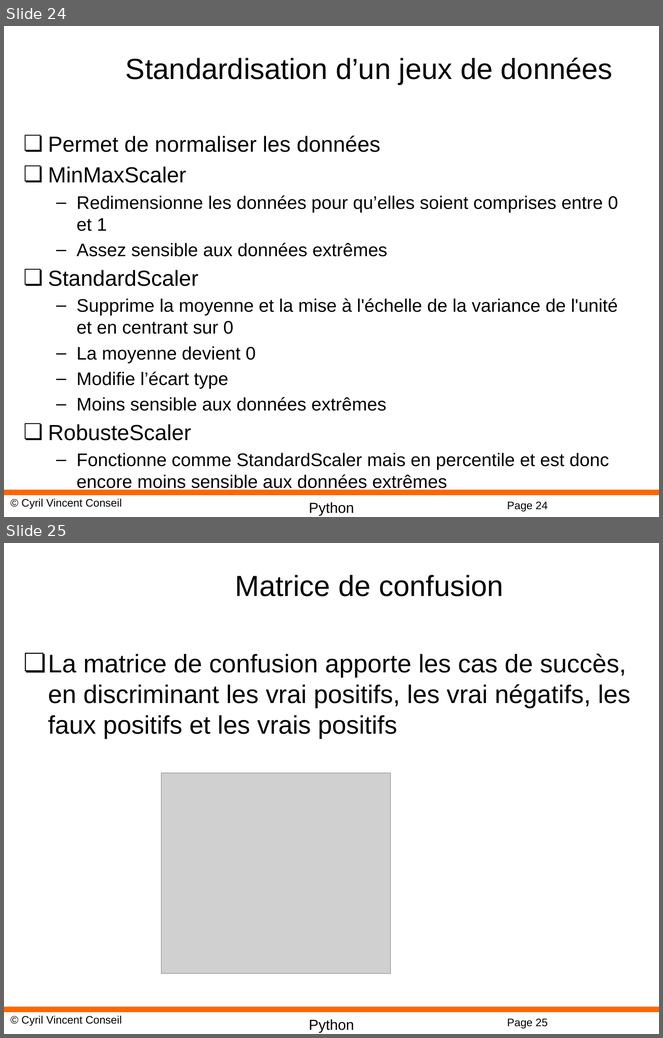
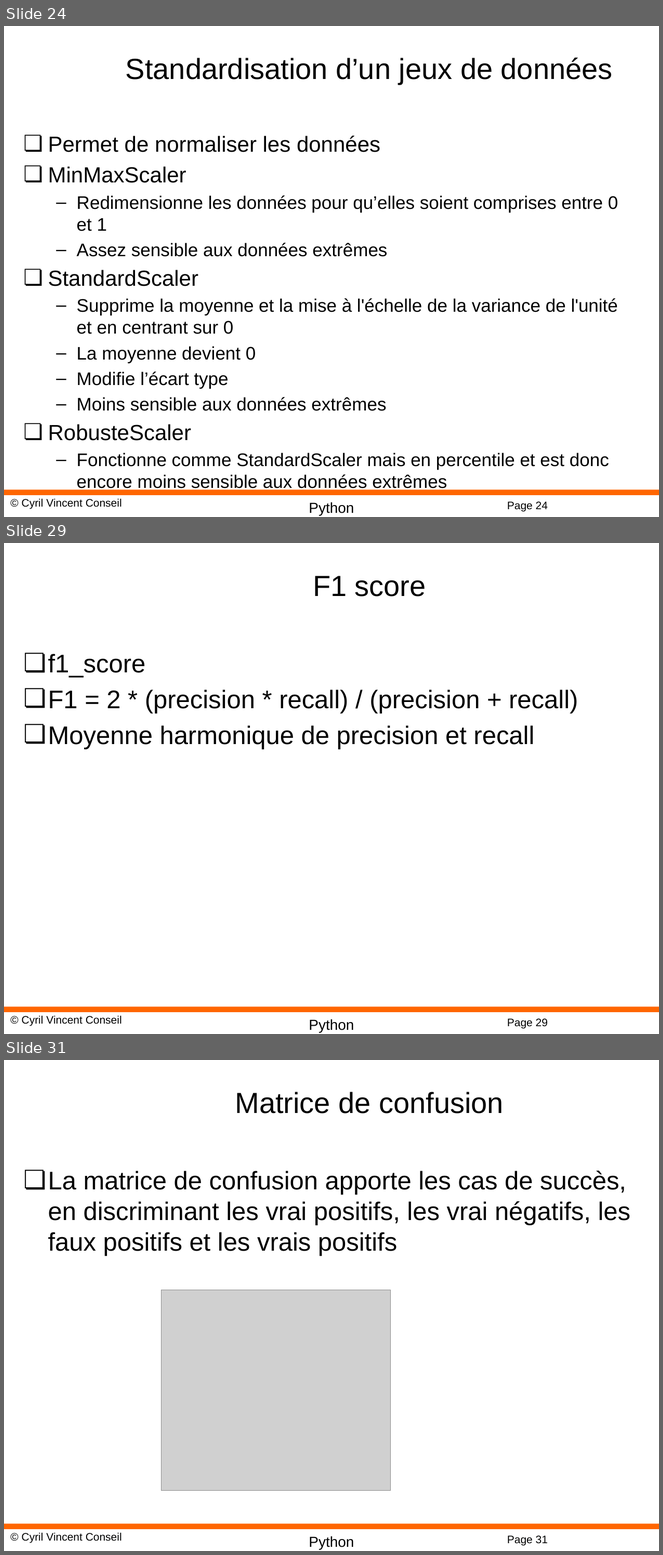
Before and after one commit to cyrilvincent/ML, a slide deck: PPT/MachineLearning18-NeuralNetwork.pptx. Shown one above the other, each under a label of ours: slides 24 and 25 before the commit, slides 24, 29 and 31 after it; the slides between them are not shown. The pictures are 663x1038 and 663x1555 pixels, drawn with LibreOffice and Linux fonts; fonts in the diff are those of the drawing; grey boxes stand for pictures; background and template pictures are left out. Boxes give left, top, right and bottom in pixels: in the first picture for what was removed or moved away, otherwise in the second. Text is boxed around its words. In the diff, an @@ line names an element or a change of style, - is before the commit and + after.

```diff
--- a/PPT/MachineLearning18-NeuralNetwork.pptx
+++ b/PPT/MachineLearning18-NeuralNetwork.pptx
@@ slide 29 added at box(4, 543, 659, 1034), background #FFFFFF; not listed: 4 template elements that a slide beside it also shows @@
@@ title added at box(313, 576, 426, 597), 32 pt, text #000000 @@
+F1 score
@@ text added at box(48, 654, 578, 749), 28 pt, text #000000 @@
+❏ f1_score
+❏ F1 = 2 * (precision * recall) / (precision + recall)
+❏ Moyenne harmonique de precision et recall
@@ what was slide 25 is now slide 31 @@
@@ page number at box(507, 1536, 548, 1546): text changed @@
-Page 25
+Page 31
```
Also in this commit, not shown: 1 slide changed, 4 other slides added, 2 other files.
